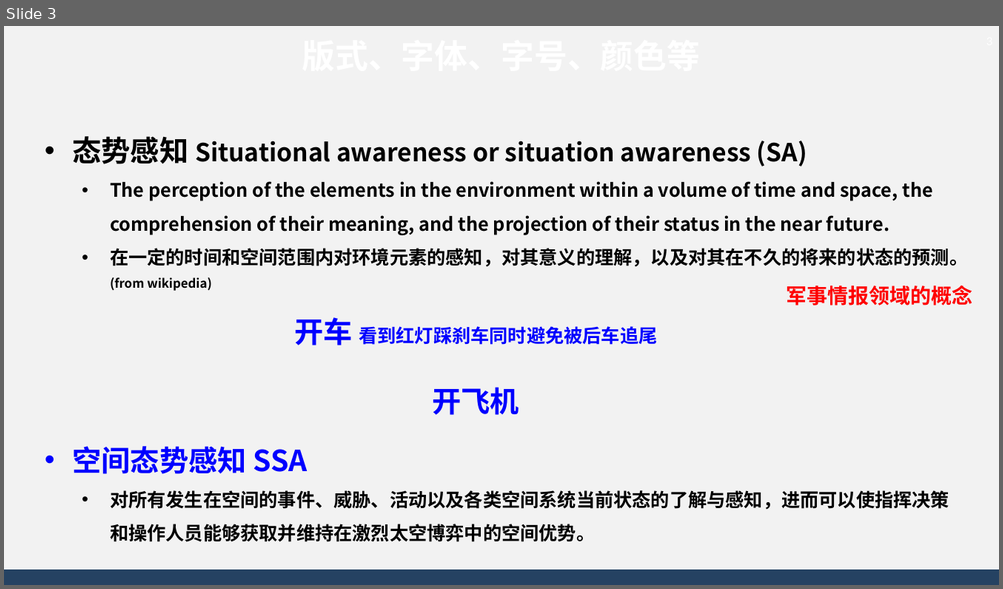
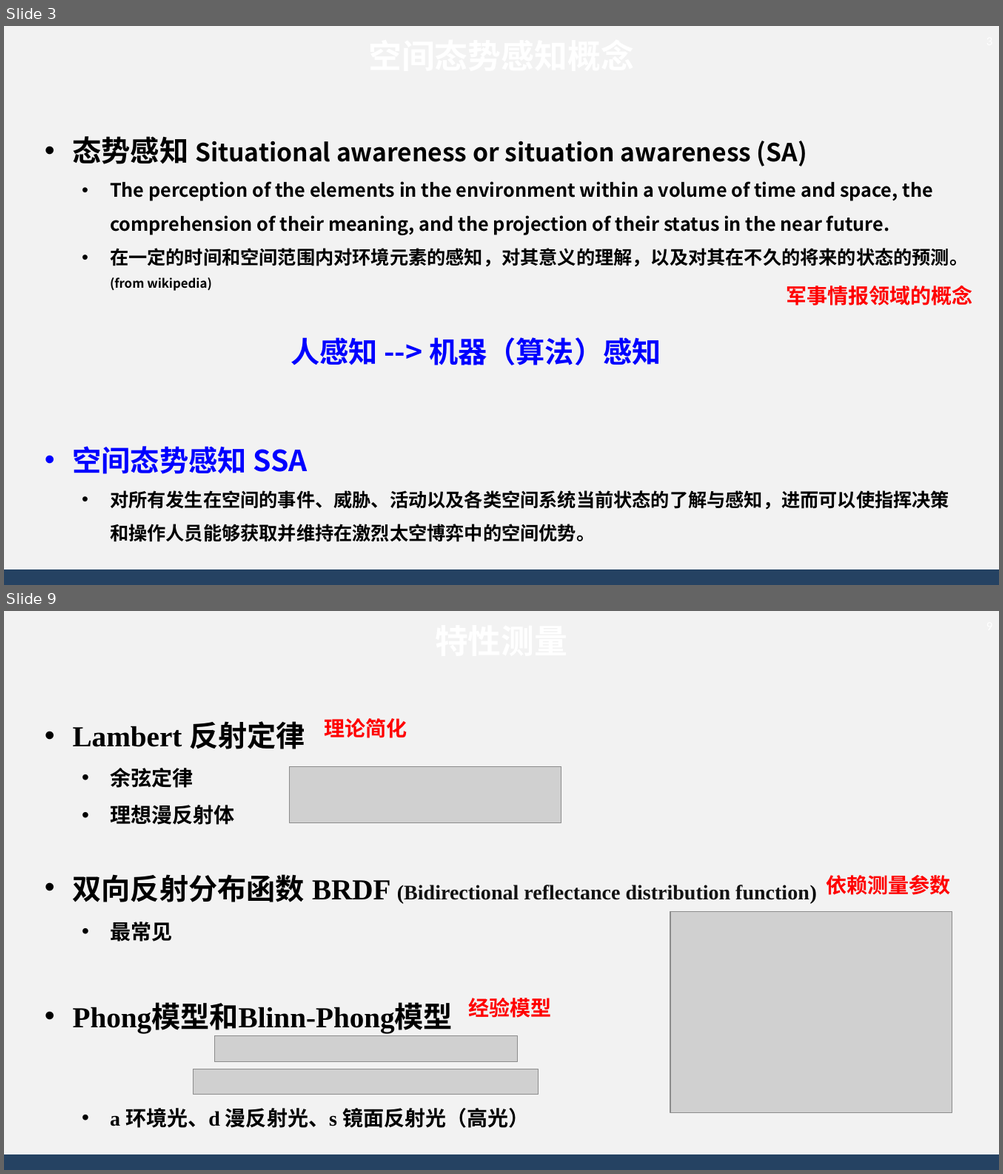
Before and after one commit to AsBackup/DAOSSA, a slide deck: 16 空间态势感知概念与特性测量.pptx. Shown one above the other, each under a label of ours: slide 3 before the commit, slides 3 and 9 after it; the slides between them are not shown. The pictures are 1003x589 and 1003x1174 pixels, drawn with LibreOffice and Linux fonts; fonts in the diff are those of the drawing; grey boxes stand for pictures; background and template pictures are left out. Boxes give left, top, right and bottom in pixels: in the first picture for what was removed or moved away, otherwise in the second. Text is boxed around its words. In the diff, an @@ line names an element or a change of style, - is before the commit and + after.

```diff
--- a/16 空间态势感知概念与特性测量.pptx
+++ b/16 空间态势感知概念与特性测量.pptx
@@ slide 9 added at [4,611,999,1170], background #F2F2F2; not listed: 1 template element that a slide beside it also shows @@
@@ text added at [4,611,999,669], 32 pt, text #FFFFFF, bold @@
+特性测量
@@ page number added at [963,611,999,641], 12 pt, text #FFFFFF @@
+9
@@ text added at [73,721,817,1128], 20 pt, text #000000, bold @@
+• Lambert 反射定律
+  • 余弦定律
+  • 理想漫反射体
+• 双向反射分布函数 BRDF (Bidirectional reflectance distribution function)
+  • 最常见
+• Phong模型和Blinn-Phong模型
+  • a 环境光、d 漫反射光、s 镜面反射光（高光）
@@ text added at [324,718,407,738], 20 pt, text #FF0000, bold @@
+理论简化
@@ picture added at [290,767,562,823] @@
@@ text added at [825,875,950,895], 20 pt, text #FF0000, bold @@
+依赖测量参数
@@ picture added at [670,911,951,1113] @@
@@ text added at [469,998,552,1018], 20 pt, text #FF0000, bold @@
+经验模型
@@ picture added at [214,1037,518,1062] @@
@@ picture added at [193,1070,539,1094] @@
@@ slide 3 changed as well @@
@@ text at [290,338,660,366]: text changed; size 18 to 28 pt @@
-开车 看到红灯踩刹车同时避免被后车追尾
-开飞机
+人感知 --> 机器（算法）感知
```
Also in this commit, not shown: 3 other slides changed, 8 other slides added, 3 slides removed, 1 other file.
